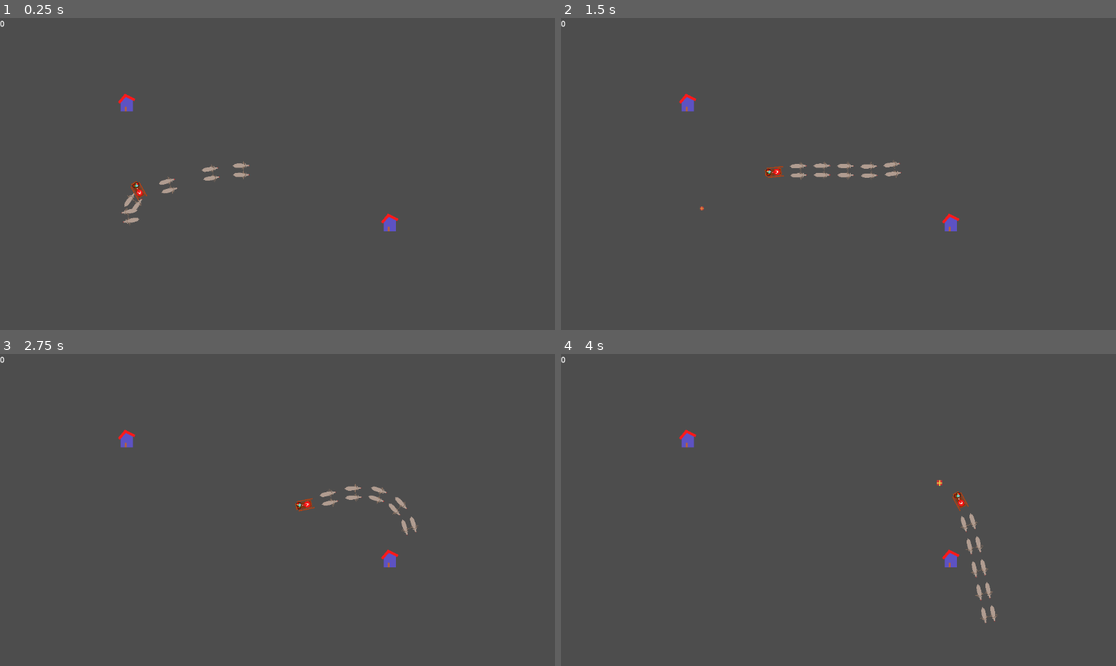
Above: before the commit, frames 1-4 (two rows, left to right).
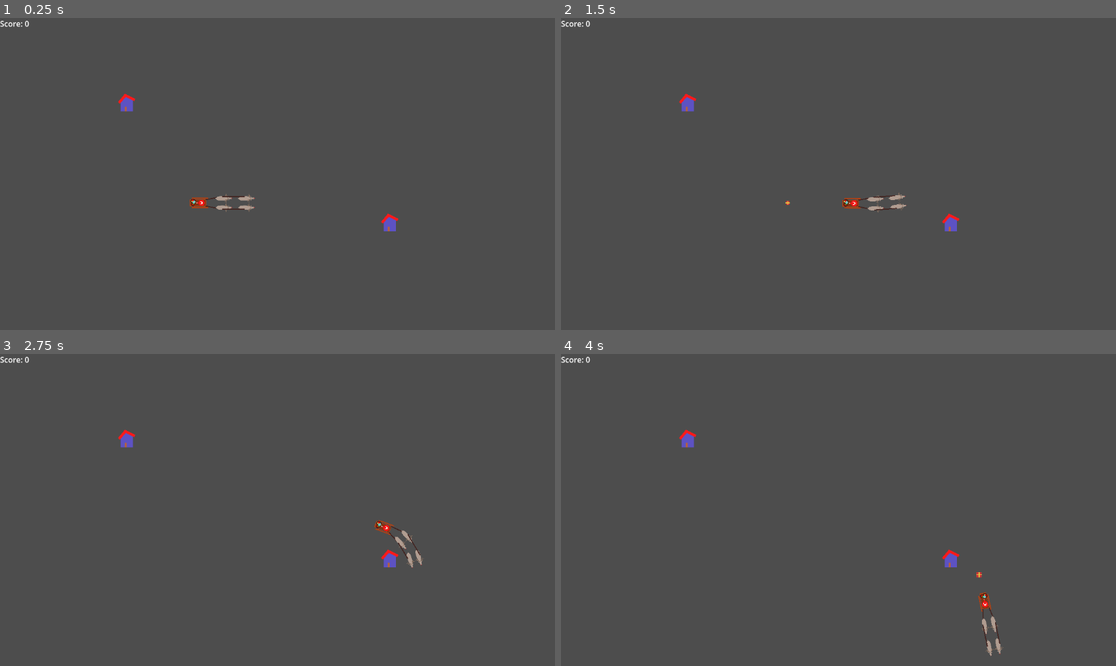
Above: after the commit, the same moments.

Repository: AnetteRana/AdventKalender
Game: Godot game, scene res://Levels/Level_01.tscn
Two runs of this game, one before a commit and one after it. Both use one fixed random seed, a clock stepped at 60 frames per second and the inputs below. This scene is started directly instead of the project's main scene.
Inputs:
- Up to frame 1 (0.25 s): no input
- Up to frame 2 (1.5 s): tap Enter (ui_accept) at 0.5, 0.77 s; tap Space (DropGift) at 0.6 s; tap Left (Rotate_anticlockwise) at 1.35 s
- Up to frame 3 (2.75 s): tap Enter (ui_accept) at 1.52 s; hold Right (Rotate_clockwise) from 2.03 s (still down)
- Up to frame 4 (4 s): release Right (Rotate_clockwise) at 2.78 s; tap R at 2.85 s; tap Enter (ui_accept) at 3.02, 3.77 s; tap Space (DropGift) at 3.6 s

The runs differ from the first frame. In frame 1, 0.8% of the frame differs, in the area x 0-46%, y 0-67%; in frame 2, 0.8%; in frame 3, 0.7%; in frame 4, 0.7%.

Commit message:
created player scene which combines sleigh and reindeers, as well as added rein lines

Diff:
--- a/Levels/Level_01.tscn
+++ b/Levels/Level_01.tscn
@@ -1,10 +1,9 @@
-[gd_scene load_steps=6 format=3 uid="uid://cdqbwm5puls71"]
+[gd_scene load_steps=5 format=3 uid="uid://cdqbwm5puls71"]
 
 [ext_resource type="Script" uid="uid://clafnc2aabi4h" path="res://Scripts/GameManager.gd" id="1_mtno4"]
 [ext_resource type="PackedScene" uid="uid://dpbpbeagtgpb4" path="res://Scenes/House.tscn" id="1_t20ai"]
 [ext_resource type="Script" uid="uid://dqv803xjwhlc2" path="res://Scripts/current_score_display.gd" id="3_lkd0j"]
-[ext_resource type="PackedScene" uid="uid://2lebywwccw2m" path="res://Scenes/Sleigh.tscn" id="3_tdu8r"]
-[ext_resource type="PackedScene" uid="uid://bikx422cntmwl" path="res://Scenes/Reindeer.tscn" id="5_yu5cb"]
+[ext_resource type="PackedScene" uid="uid://dsmo4vj488gp1" path="res://Scenes/PlayerCharacter.tscn" id="6_yu5cb"]
 
 [node name="Level01" type="Node2D"]
 
@@ -23,45 +22,5 @@
 text = "Gifts delivered: 0/24"
 script = ExtResource("3_lkd0j")
 
-[node name="Sledge" parent="." instance=ExtResource("3_tdu8r")]
-position = Vector2(145, 317)
-
-[node name="movementComp" parent="Sledge" index="1" node_paths=PackedStringArray("follow_target")]
-follow_target = NodePath("../../Reindeer0")
-
-[node name="Reindeer0" parent="." instance=ExtResource("5_yu5cb")]
-position = Vector2(367, 257)
-
-[node name="movementComp" parent="Reindeer0" index="1" node_paths=PackedStringArray("follow_target")]
-follow_target = NodePath("../../Reindeer1")
-
-[node name="Reindeer1" parent="." instance=ExtResource("5_yu5cb")]
-position = Vector2(367, 437)
-
-[node name="movementComp" parent="Reindeer1" index="1" node_paths=PackedStringArray("follow_target")]
-follow_target = NodePath("../../Reindeer2")
-
-[node name="Reindeer2" parent="." instance=ExtResource("5_yu5cb")]
-position = Vector2(184, 418)
-
-[node name="movementComp" parent="Reindeer2" index="1" node_paths=PackedStringArray("follow_target")]
-follow_target = NodePath("../../Reindeer3")
-
-[node name="Reindeer3" parent="." instance=ExtResource("5_yu5cb")]
-position = Vector2(290, 377)
-
-[node name="movementComp" parent="Reindeer3" index="1" node_paths=PackedStringArray("follow_target")]
-follow_target = NodePath("../../ReindeerFront")
-
-[node name="ReindeerFront" parent="." instance=ExtResource("5_yu5cb")]
-position = Vector2(462, 316)
-
-[node name="movementComp" parent="ReindeerFront" index="1"]
-is_leader = true
-
-[editable path="Sledge"]
-[editable path="Reindeer0"]
-[editable path="Reindeer1"]
-[editable path="Reindeer2"]
-[editable path="Reindeer3"]
-[editable path="ReindeerFront"]
+[node name="PlayerCharacter" parent="." instance=ExtResource("6_yu5cb")]
+position = Vector2(369, 384)
--- /dev/null
+++ b/Scenes/PlayerCharacter.tscn
@@ -0,0 +1,27 @@
+[gd_scene load_steps=3 format=3 uid="uid://dsmo4vj488gp1"]
+
+[ext_resource type="PackedScene" uid="uid://2lebywwccw2m" path="res://Scenes/Sleigh.tscn" id="1_5gnj7"]
+[ext_resource type="PackedScene" uid="uid://bikx422cntmwl" path="res://Scenes/Reindeer.tscn" id="2_2getf"]
+
+[node name="PlayerCharacter" type="Node2D"]
+
+[node name="Sleigh" parent="." instance=ExtResource("1_5gnj7")]
+
+[node name="movementComp" parent="Sleigh" index="1" node_paths=PackedStringArray("follow_target")]
+follow_target = NodePath("../../Reindeer0_back")
+
+[node name="ReindeerFront" parent="." instance=ExtResource("2_2getf")]
+position = Vector2(104, 0)
+
+[node name="movementComp" parent="ReindeerFront" index="1"]
+is_leader = true
+
+[node name="Reindeer0_back" parent="." instance=ExtResource("2_2getf")]
+position = Vector2(52, 0)
+
+[node name="movementComp" parent="Reindeer0_back" index="1" node_paths=PackedStringArray("follow_target")]
+follow_target = NodePath("../../ReindeerFront")
+
+[editable path="Sleigh"]
+[editable path="ReindeerFront"]
+[editable path="Reindeer0_back"]
--- /dev/null
+++ b/Scenes/ReinLine2D.tscn
@@ -0,0 +1,8 @@
+[gd_scene load_steps=2 format=3 uid="uid://dx70raeqmpls"]
+
+[ext_resource type="Script" uid="uid://chkag8fnig2oh" path="res://Scripts/line_2d.gd" id="1_k7hsc"]
+
+[node name="ReinLine2d" type="Line2D"]
+width = 2.0
+default_color = Color(0.259801, 0.137944, 0.12353, 1)
+script = ExtResource("1_k7hsc")
--- a/Scenes/Reindeer.tscn
+++ b/Scenes/Reindeer.tscn
@@ -3,7 +3,7 @@
 [ext_resource type="Script" uid="uid://brxmjju2oeddf" path="res://Scripts/movement_component.gd" id="2_n6u1o"]
 [ext_resource type="Texture2D" uid="uid://lrvvd8f6rmqm" path="res://Assets/Sprites/reindeer.svg" id="4_46krx"]
 
-[node name="Sledge" type="Node2D"]
+[node name="Reindeer" type="Node2D"]
 z_index = 10
 
 [node name="Sprite2D2" type="Sprite2D" parent="."]
@@ -13,3 +13,9 @@
 
 [node name="movementComp" type="Node" parent="."]
 script = ExtResource("2_n6u1o")
+
+[node name="LineAnchor_L" type="Node2D" parent="."]
+position = Vector2(-2.63, -13.225)
+
+[node name="LineAnchor_R" type="Node2D" parent="."]
+position = Vector2(-2.63, 13.225)
--- a/Scenes/Sleigh.tscn
+++ b/Scenes/Sleigh.tscn
@@ -16,3 +16,9 @@
 
 [node name="movementComp" type="Node" parent="."]
 script = ExtResource("4_k2c86")
+
+[node name="LineAnchor_L" type="Node2D" parent="."]
+position = Vector2(14.245, -6.625)
+
+[node name="LineAnchor_R" type="Node2D" parent="."]
+position = Vector2(14.245, 6.625)
--- a/Scripts/current_score_display.gd
+++ b/Scripts/current_score_display.gd
@@ -1,4 +1,4 @@
 extends Label
 
-func _process(delta: float) -> void:
-	text = str(GameManager.score)
+func _process(_delta: float) -> void:
+	text = str("Score: ", GameManager.score)
--- /dev/null
+++ b/Scripts/line_2d.gd
@@ -0,0 +1,11 @@
+extends Line2D
+
+@export var from_anchor: Node2D
+@export var to_anchor: Node2D
+
+func _process(_delta: float) -> void:
+	if from_anchor and to_anchor:
+		points=[
+			to_local(from_anchor.global_position),
+			to_local(to_anchor.global_position)
+			]
--- a/Scripts/movement_component.gd
+++ b/Scripts/movement_component.gd
@@ -9,6 +9,45 @@
 
 @export var bounce_padding: float = 5.0
 @export var bounce_damp: float = 1.0
+
+#@export var rein_line_scene: PackedScene
+const REIN_LINE_SCENE := preload("res://Scenes/ReinLine2D.tscn")
+
+func _ready()->void:
+	if follow_target and REIN_LINE_SCENE:
+		_spawn_reins()
+
+func _spawn_reins()->void:
+	var my_parent:= get_parent() as Node2D
+
+	### Right side ###
+# find anchors
+	var self_anchor_R: Node2D = my_parent.find_child("LineAnchor_R", true, false)
+	var target_anchor_R: Node2D = follow_target.find_child("LineAnchor_R", true, false)
+
+	if not (self_anchor_R and target_anchor_R):
+		return
+# make lines
+	var line_R = REIN_LINE_SCENE.instantiate()
+#give node2d to/from
+	line_R.from_anchor = self_anchor_R
+	line_R.to_anchor = target_anchor_R
+# attach to root
+	my_parent.add_child.call_deferred(line_R)
+### Left side ###
+# find anchors
+	var self_anchor_L: Node2D = my_parent.find_child("LineAnchor_L", true, false)
+	var target_anchor_L: Node2D = follow_target.find_child("LineAnchor_L", true, false)
+
+	if not (self_anchor_L and target_anchor_L):
+		return
+# make lines
+	var line_L = REIN_LINE_SCENE.instantiate()
+#give node2d to/from
+	line_L.from_anchor = self_anchor_L
+	line_L.to_anchor = target_anchor_L
+# attach to root
+	my_parent.add_child.call_deferred(line_L)
 
 func _physics_process(delta: float) -> void:
 	var body:= get_parent() as Node2D
@@ -48,20 +87,22 @@
 	var hit_vertical := false   # left/right walls
 	var hit_horizontal := false # top/bottom walls
 
+	var globalPos:= body.global_position
+
 	# X bounds
-	if body.position.x < bounce_padding:
-		body.position.x = bounce_padding
+	if globalPos.x < bounce_padding:
+		globalPos.x = bounce_padding
 		hit_vertical = true
-	elif body.position.x > screen_size.x - bounce_padding:
-		body.position.x = screen_size.x - bounce_padding
+	elif globalPos.x > screen_size.x - bounce_padding:
+		globalPos.x = screen_size.x - bounce_padding
 		hit_vertical = true
 
 	# Y bounds
-	if body.position.y < bounce_padding:
-		body.position.y = bounce_padding
+	if globalPos.y < bounce_padding:
+		globalPos.y = bounce_padding
 		hit_horizontal = true
-	elif body.position.y > screen_size.y - bounce_padding:
-		body.position.y = screen_size.y - bounce_padding
+	elif globalPos.y > screen_size.y - bounce_padding:
+		globalPos.y = screen_size.y - bounce_padding
 		hit_horizontal = true
 
 	if not (hit_vertical or hit_horizontal):
@@ -76,4 +117,6 @@
 		reflected.y = -reflected.y
 
 	var target_angle = reflected.angle()
-	body.rotation = lerp_angle(body.rotation, target_angle, bounce_damp)
+
+	body.global_position = globalPos
+	body.global_rotation = lerp_angle(body.global_rotation, target_angle, bounce_damp)
--- a/Scripts/playerScript.gd
+++ b/Scripts/playerScript.gd
@@ -2,7 +2,7 @@
 
 @export var gift_scene: PackedScene
 
-func _physics_process(delta: float):
+func _physics_process(_delta: float):
 	if Input.is_action_just_pressed("DropGift"):
 		spawn_gift()
 
Not shown, added: Scripts/line_2d.gd.uid
